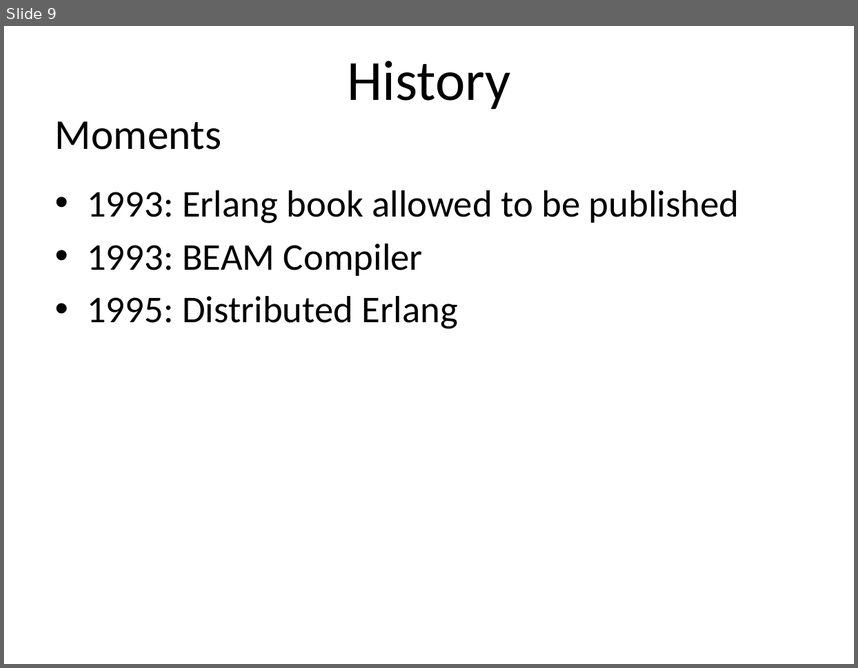
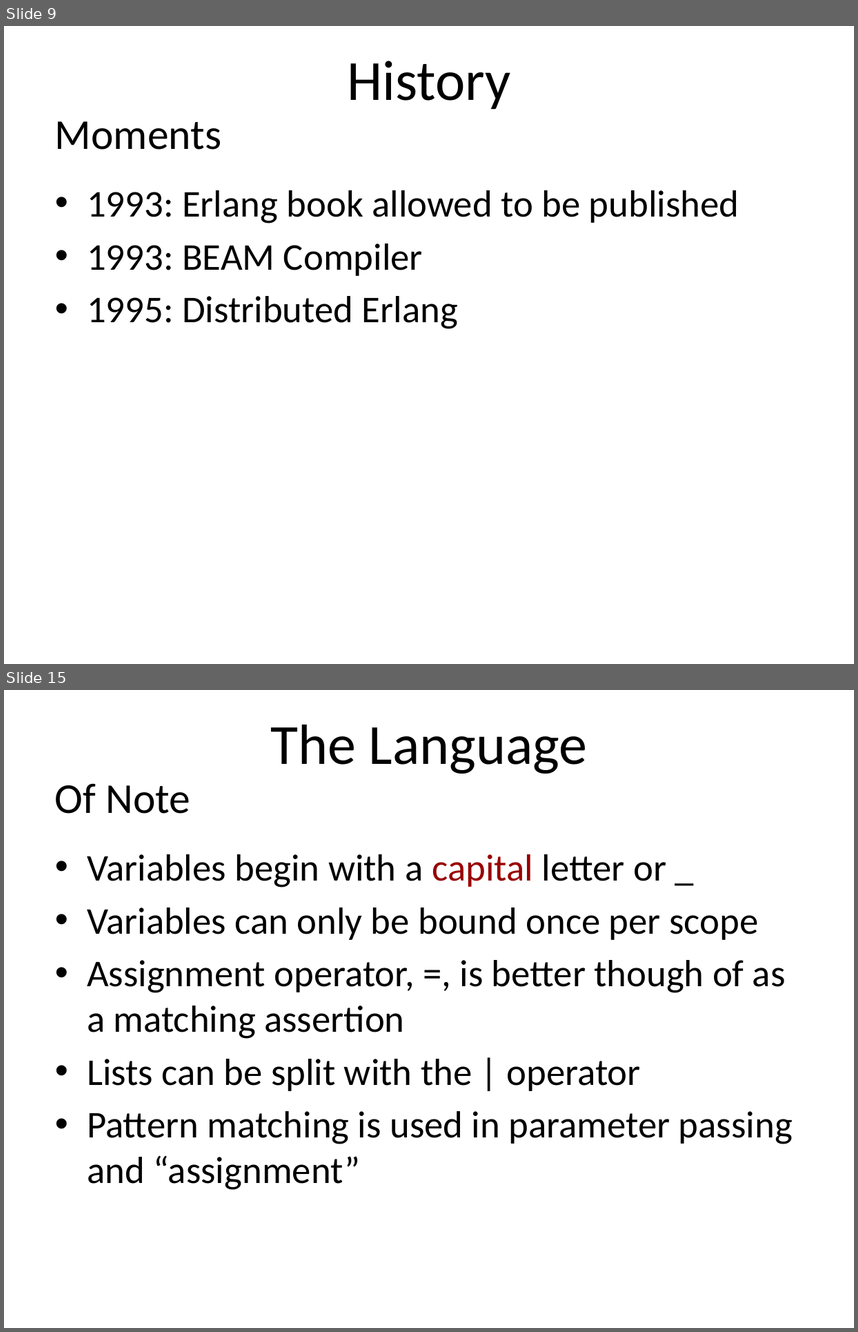
Before and after one commit to rmorgan1711/cs3210, a slide deck: teamProj/slides.pptx. Shown one above the other, each under a label of ours: slide 9 before the commit, slides 9 and 15 after it; the slides between them are not shown. The pictures are 858x668 and 858x1332 pixels, drawn with LibreOffice and Linux fonts; fonts in the diff are those of the drawing. Boxes give left, top, right and bottom in pixels: in the first picture for what was removed or moved away, otherwise in the second. Text is boxed around its words. In the diff, an @@ line names an element or a change of style, - is before the commit and + after.

```diff
--- a/teamProj/slides.pptx
+++ b/teamProj/slides.pptx
@@ slide 15 added at [4,690,854,1328], background #FFFFFF @@
@@ title added at [270,724,588,773], 48 pt, text #000000 @@
+The Language
@@ text added at [55,783,190,814], 36 pt, text #000000 @@
+Of Note
@@ text added at [87,854,793,1190], 32 pt, text #000000 @@
+• Variables begin with a capital letter or _
+• Variables can only be bound once per scope
+• Assignment operator, =, is better though of as a matching assertion
+• Lists can be split with the | operator
+• Pattern matching is used in parameter passing and “assignment”
```
Also in this commit, not shown: 14 other slides added, 4 other files.
